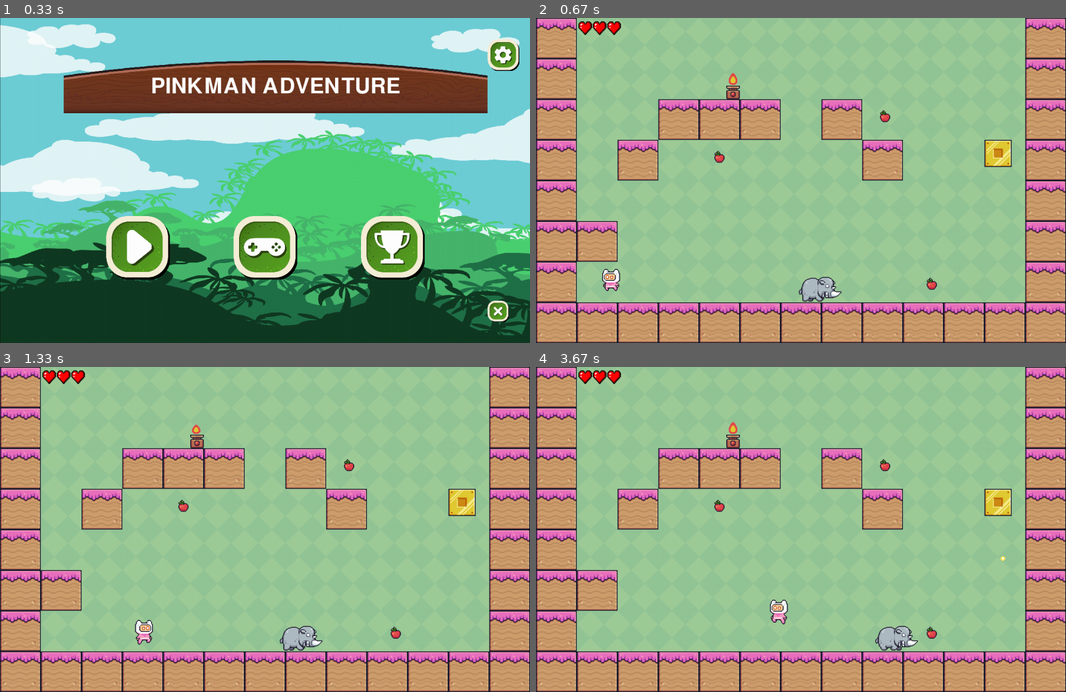
Above: before the commit, frames 1-4 (two rows, left to right).
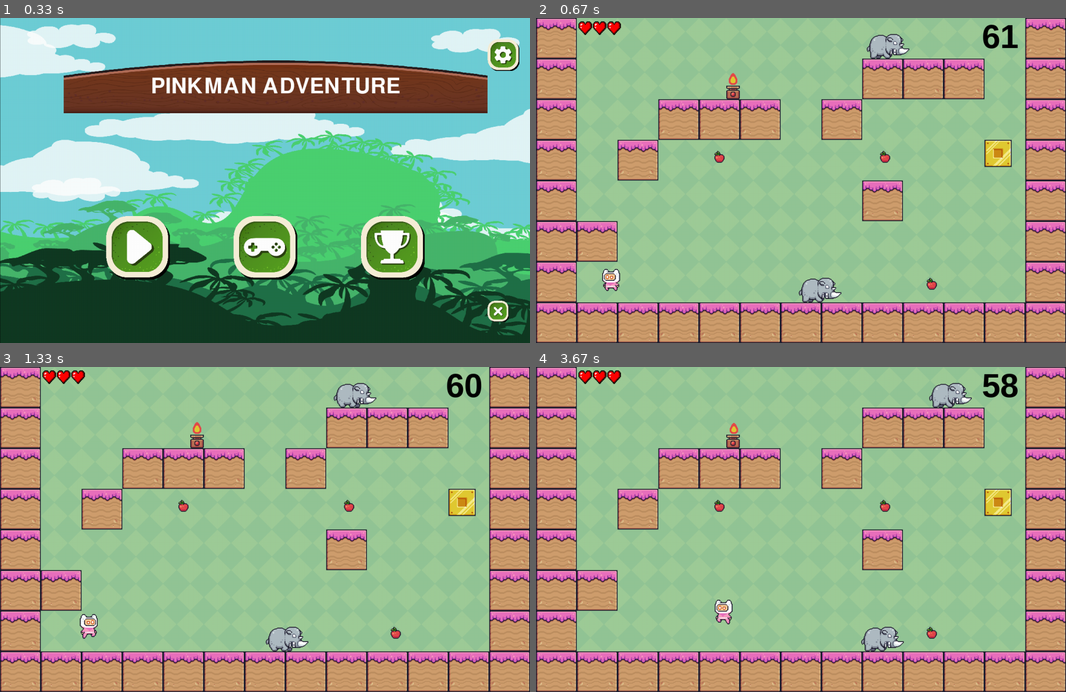
Above: after the commit, the same moments.

Repository: GianfrancoCh/chiariziaGianfranco-pygame-tp-final
Game: pygame game, started from run.py
The game is run twice, just before and just after one commit, with the same random seed, the same clock (stepped at 60 frames per second) and the same inputs.
Inputs (mouse positions are in pixels of both pictures, inside the frame that each line leads up to):
- Up to frame 1 (0.33 s): no input
- Up to frame 2 (0.67 s): click (673, 248) at 0.38 s
- Up to frame 3 (1.33 s): hold Esc 0.67-1.13 s; hold D 0.67-1.13 s; hold Esc from 1.22 s (still down); hold D from 1.22 s (still down); move the mouse to (434, 519) at 1.25 s; tap Space at 1.28 s
- Up to frame 4 (3.67 s): tap Space at 1.58, 2.17, 2.47, 2.72, 3.02, 3.22, 3.52 s; release Esc at 1.68 s; release D at 1.68 s; tap J at 1.77, 2.25 s; hold D 2.1-2.57 s; hold D 2.65-3.12 s; hold A from 3.15 s (still down)

Frame 1 is identical in both runs. In frame 2, 5.8% of the frame differs, in the area x 49-91%, y 1-88%; in frame 3, 6.6%; in frame 4, 6.7%, in the area x 33-91%, y 1-88%.

Commit message:
cronometro nivel

Diff:
--- a/auxiliar.py
+++ b/auxiliar.py
@@ -158,24 +158,17 @@
             player.make_hit()
 
         if obj and obj.name == "enemy":
-                print("SIDE COL")
                 player.make_hit()
 
         if obj and obj.name == "fruit":
             obj.kill()
-            print("fruta")
-            # player.manage_points()
             SONIDO_FRUTA.play()
 
     for obj in to_check_vertical:
         if obj and obj.name == "enemy":
-            # obj.kill()
-            print("VERTICAL COL")
-
             player.make_hit()
 
         if obj and obj.name == "flag":
-            print("FLAG")
             player.make_win()
 
 def leer_archivo(path: str):
@@ -184,3 +177,27 @@
             diccionario = json.load(archivo)
             lista_niveles = diccionario["niveles"]
         return lista_niveles
+
+
+
+
+
+#----------------------------------------
+
+
+# cronometro = TIEMPO_JUEGO
+
+# tiempo = clock_fps.tick(FPS)
+
+# texto_cronometro = utils.generar_texto("Arial", TAMANIO_TEXTO, "Tiempo:{0}".format(cronometro), COLOR_NEGRO)
+# texto_movimientos = utils.generar_texto("Arial", TAMANIO_TEXTO, "Movimientos Restantes:{0}".format(cantidad_movimientos), COLOR_NEGRO)
+# texto_puntuación = utils.generar_texto("Arial", TAMANIO_TEXTO, "{0}/{1} Tarjetas".format(cantidad_tarjetas_descubiertas, cantidad_tarjetas_cubiertas), COLOR_NEGRO)
+
+# if terminar_partida(cronometro, cantidad_movimientos, tablero_juego):
+#     esta_corriendo = False
+#     color = COLOR_VERDE
+#     mensaje = "Felicidades usted ha ganado"
+#     if cronometro == 0 or cantidad_movimientos == 0:
+#         color = COLOR_ROJO
+#         mensaje = "Game Over usted ha perdido "
+#     terminar_juego(pantalla_juego, mensaje, color)
--- a/constantes.py
+++ b/constantes.py
@@ -8,6 +8,7 @@
 PLAYER_VEL = 5
 WINNER_FONT = pygame.font.SysFont('comicsans', 100)
 MENU_FONT = pygame.font.SysFont("arialblack", 70)
+TIMER_FONT = pygame.font.SysFont("DroidSerif", 30)
 
 #COLORS
 BLACK = (0, 0, 0)
--- a/gui_main_menu.py
+++ b/gui_main_menu.py
@@ -13,11 +13,11 @@
         super().__init__(name,master_surface,x,y,w,h,color_background,color_border,active,path_bg)
 
         self.welcome = TextBox(master=self,x=150,y=100,w=WIDTH-250,h=125,color_background=None,color_border=None,image_background="assets/gui/match3/down.png",text="PINKMAN ADVENTURE",font="DroidSerif",font_size=75,font_color=WHITE)
-        self.boton_play = Button(master=self,x=250,y=HEIGHT - 300,w=150,h=150,color_background=None,color_border=None,image_background="assets/gui/menu/play.png",on_click=self.on__click_boton_play,on_click_param="form_level1",text=None,font="Verdana",font_size=30,font_color=WHITE)
-        self.boton_control = Button(master=self,x=550,y=HEIGHT - 300,w=150,h=150,color_background=None,color_border=None,image_background="assets/gui/menu/leader.png",on_click=self.on_click_boton_control,on_click_param="form_controls",text=None,font="Verdana",font_size=30,font_color=WHITE)
-        self.boton_leaderboard = Button(master=self,x=850,y= …(161 unchanged characters)… aram="form_leaderboard",text=None,font="Verdana",font_size=30,font_color=WHITE)
-        self.boton_settings = Button(master=self,x=WIDTH-100,y= 50,w=75,h=75,color_background=None,color_border=None,image_background="assets/gui/menu/setting.png",on_click=self.on_click_boton_settings,on_click_param="form_settings",text=None,font="Verdana",font_size=30,font_color=WHITE)
-        self.boton_quit = Button(master=self,x=WIDTH-100,y=HEIGHT-100,w=50,h=50,color_background=None,color_border=None,image_background="assets/gui/btn/close.png",on_click=self.on_click_boton_quit,on_click_param="form_main_menu",text=None,font="Verdana",font_size=30,font_color=WHITE)
+        self.boton_play = Button(master=self,x=250,y=HEIGHT - 300,w=150,h=150,color_background=None,color_border=None,image_background="assets/gui/menu/play.png",on_click=self.on__click_boton_play,on_click_param="form_level1",text=None,font="DroidSerif",font_size=30,font_color=WHITE)
+        self.boton_control = Button(master=self,x=550,y=HEIGHT - 300,w=150,h=150,color_background=None,color_border=None,image_background="assets/gui/menu/leader.png",on_click=self.on_click_boton_control,on_click_param="form_controls",text=None,font="DroidSerif",font_size=30,font_color=WHITE)
+        self.boton_leaderboard = Button(master=self,x=850,y= …(161 unchanged characters)… aram="form_leaderboard",text=None,font="DroidSerif",font_size=30,font_color=WHITE)
+        self.boton_settings = Button(master=self,x=WIDTH-100,y= 50,w=75,h=75,color_background=None,color_border=None,image_background="assets/gui/menu/setting.png",on_click=self.on_click_boton_settings,on_click_param="form_settings",text=None,font="DroidSerif",font_size=30,font_color=WHITE)
+        self.boton_quit = Button(master=self,x=WIDTH-100,y=HEIGHT-100,w=50,h=50,color_background=None,color_border=None,image_background="assets/gui/btn/close.png",on_click=self.on_click_boton_quit,on_click_param="form_main_menu",text=None,font="DroidSerif",font_size=30,font_color=WHITE)
         self.lista_widget = [self.welcome,self.boton_play,self.boton_control,self.boton_leaderboard,self.boton_settings,self.boton_quit]
 
 
--- a/gui_settings.py
+++ b/gui_settings.py
@@ -26,9 +26,9 @@
 
     def on_click_sound_on(self, parametro):
 
-        self.change_state_button(
-            self.boton_on, self.boton_off)
+        self.change_state_button(self.boton_on, self.boton_off)
 
+        pygame.mixer.music.stop()
         pygame.mixer.music.set_volume(0)
 
     def on_click_sound_off(self, parametro):
--- a/level.py
+++ b/level.py
@@ -27,6 +27,9 @@
         self.flag_nivel = True
         self.pausado = False
         block_size = 96
+        self.duracion_nivel = 62
+        self.tiempo_inicial = time.time()
+
 
         self.floor = [Block(i * block_size, HEIGHT - block_size, block_size)
                  for i in range(-WIDTH // block_size, (WIDTH * 2) // block_size)]
@@ -78,14 +81,14 @@
 
 
     def generate_player(self):
-        aux_player = self.levels[0]["player"]
+        aux_player = self.levels[2]["player"]
         player = Player(x=aux_player["x"],y=aux_player["y"],width=aux_player["width"],height=aux_player["height"])
 
 
         return player
 
     def generate_frutas(self):
-        fruits = self.levels[1]["fruits"]
+        fruits = self.levels[2]["fruits"]
         for fruit in fruits:
             self.grupo_frutas.add(Fruit(x=fruit["x"],y=fruit["y"], width=fruit["width"], height=fruit["height"]))
 
@@ -93,24 +96,24 @@
 
 
     def generate_enemies(self):
-        enemies = self.levels[1]["enemies"]
+        enemies = self.levels[2]["enemies"]
         for enemy in enemies:
             self.grupo_enemigos.add(Enemy(x=enemy["x"],y=enemy["y"], width=enemy["width"], height=enemy["height"]))
 
 
     def generate_platforms(self):
-        platforms = self.levels[1]["platforms"]
+        platforms = self.levels[2]["platforms"]
         for platform in platforms:
             self.grupo_plataformas.add(Block(x=platform["x"],y=platform["y"], size=platform["size"]))
 
     def generate_flag(self):
-        aux_flag = self.levels[1]["flag"]
+        aux_flag = self.levels[2]["flag"]
         flag = Flag(x=aux_flag["x"],y=aux_flag["y"], size=aux_flag["size"])
 
         return flag
 
     def generate_trampas(self):
-        trampas = self.levels[1]["trampas"]
+        trampas = self.levels[2]["trampas"]
         for trampa in trampas:
             self.grupo_trampas.add(Fire(x=trampa["x"],y=trampa["y"], width=trampa["width"], height=trampa["height"]))
 
@@ -120,6 +123,7 @@
 
         # self.cronometro = 120
         # self.music = True
+        self.tiempo_inicial = time.time()
         self.grupo_plataformas.empty()
         self.grupo_enemigos.empty()
         self.grupo_frutas.empty()
@@ -149,26 +153,30 @@
                     print("SHOOT")
                     self.player.make_shoot()
                     SONIDO_SHOT.play()
-                if event.key == pygame.K_p:
+                if event.key == pygame.K_ESCAPE:
                     self.pausado = not self.pausado
+
 
 
         if self.pausado:
 
             window.fill(WHITE)
             draw_text = MENU_FONT.render("PAUSA", 1, BLACK)
-            window.blit(draw_text, (WIDTH/2 -100, HEIGHT/2))
+            window.blit(draw_text, (WIDTH/2 -150, HEIGHT/2 - 200))
+
             pygame.display.update()
 
         else:
 
             for aux_widget in self.lista_widget:
                 aux_widget.update(lista_eventos)
+
+
 
             for bala in self.player.bullets:
                 for obj in self.grupo_objetos:
                     if pygame.sprite.collide_mask(bala, obj) and obj.name == "enemy":
-                        # print("matado")
+
                         obj.kill()
                         bala.kill()
                     elif pygame.sprite.collide_mask(bala, obj) and obj.name == "fire":
@@ -187,8 +195,15 @@
             # for self.fruta in self.grupo_frutas:
             #     self.fruta.loop()
 
+            #MANEJO TIEMPO
+            tiempo_actual = time.time()
+            self.tiempo_transcurrido = tiempo_actual - self.tiempo_inicial
+            self.tiempo_restante = max(self.duracion_nivel - self.tiempo_transcurrido, 0)
+
+            if self.tiempo_restante == 0:
+                self.player.is_lose = True
+
             handle_move(self.player, self.grupo_objetos)
-
 
             if self.player.is_lose:
 
@@ -200,18 +215,19 @@
                 self.restart_level()
                 self.active = False
 
-            if self.player.is_win:
-
-                aux_player = self.levels[0]["player"]
-                self.set_active("form_win")
-                self.active = False
-                self.player.lives = 3
-                self.player.rect = pygame.Rect(aux_player["x"], aux_player["y"], aux_player["width"], aux_player["height"])
-
-                self.restart_level()
-                self.player.is_win = False
-
-
+            if len(self.grupo_frutas) == 0:
+                self.player.has_all_fruit = True
+
+                if self.player.is_win:
+
+                    aux_player = self.levels[0]["player"]
+                    self.set_active("form_win")
+                    self.active = False
+                    self.player.lives = 3
+                    self.player.rect = pygame.Rect(aux_player["x"], aux_player["y"], aux_player["width"], aux_player["height"])
+
+                    self.restart_level()
+                    self.player.is_win = False
 
     def draw(self):
         super().draw()
@@ -230,5 +246,8 @@
         for aux_widget in self.lista_widget:
             aux_widget.draw()
 
+        draw_text = MENU_FONT.render(str(int(self.tiempo_restante)), 1, BLACK)
+        window.blit(draw_text, (1050,0))
+
         self.player.draw(window, offset_x)
         # pygame.display.update()
--- a/levels.json
+++ b/levels.json
@@ -172,6 +172,121 @@
                     "height" : 32
                 }
             ]
+        },
+        {
+            "player":
+            {
+                    "x": 146,
+                    "y": 572,
+                    "width": 50,
+                    "height": 50
+            },
+            "flag":
+            {
+                    "x":1056,
+                    "y":288,
+                    "size":64
+            },
+            "fruits":
+            [
+                {
+                    "x": 400,
+                    "y": 300,
+                    "width": 32,
+                    "height": 32
+                },
+                {
+                    "x": 900,
+                    "y": 600,
+                    "width": 32,
+                    "height": 32
+                },
+                {
+                    "x": 790,
+                    "y": 300,
+                    "width": 32,
+                    "height": 32
+                }
+            ],
+            "enemies":
+            [
+                {
+                    "x": 600,
+                    "y": 606,
+                    "width": 52,
+                    "height": 42
+
+                },
+                {
+                    "x": 760,
+                    "y": 30,
+                    "width": 52,
+                    "height": 42
+                }
+            ],
+            "platforms":
+            [
+                {
+                    "x": 288,
+                    "y": 192,
+                    "size": 96
+                },
+                {
+                    "x": 384,
+                    "y": 192,
+                    "size": 96
+                },
+                {
+                    "x": 480,
+                    "y": 192,
+                    "size": 96
+                },
+                {
+                    "x": 672,
+                    "y": 192,
+                    "size": 96
+                },
+                {
+                    "x": 768,
+                    "y": 384,
+                    "size": 96
+                },
+                {
+                    "x": 96,
+                    "y": 480,
+                    "size": 96
+                },
+                {
+                    "x": 192,
+                    "y": 288,
+                    "size": 96
+                },
+                {
+                    "x": 960,
+                    "y": 96,
+                    "size": 96
+                },
+                {
+                    "x": 864,
+                    "y": 96,
+                    "size": 96
+                },
+                {
+                    "x": 768,
+                    "y": 96,
+                    "size": 96
+                }
+
+            ],
+            "trampas":
+            [
+                {
+                    "x": 448,
+                    "y": 128,
+                    "width": 16,
+                    "height" : 32
+                }
+            ]
         }
     ]
 }
--- a/main.py
+++ b/main.py
@@ -45,6 +45,8 @@
     form_lose = FormLose(name="form_lose",master_surface = window,x=0,y=0,w=WIDTH,h=HEIGHT,color_background=None,color_border=(255,0,255),active=False,path_bg ="assets/gui/rating/bg.png")
     form_win = FormWin(name="form_win",master_surface = window,x=0,y=0,w=WIDTH,h=HEIGHT,color_background=None,color_border=(255,0,255),active=False,path_bg ="assets/gui/rating/bg.png")
     form_leaderboard =FormLeaderboard(name="form_leaderboard",master_surface = window,x=0,y=0,w=WIDTH,h=HEIGHT,color_background=None,color_border=(255,0,255),active=False,path_bg ="assets/gui/rating/bg.png")
+
+
     while run:
 
 
--- a/player.py
+++ b/player.py
@@ -48,6 +48,7 @@
         self.point_delay = 0.5
         self.is_win = False
         self.is_lose = False
+        self.has_all_fruit = False
 
     def manage_lives(self):
 
@@ -59,7 +60,8 @@
             self.is_lose = True
 
     def make_win(self):
-        self.is_win = True
+        if self.has_all_fruit:
+            self.is_win = True
 
     def manage_points(self):
 
--- /dev/null
+++ b/sqlite.py
@@ -0,0 +1,44 @@
+import pygame
+from pygame.locals import *
+from gui_form import Form
+from gui_button import Button
+from gui_textbox import TextBox
+from constantes import *
+
+import sqlite3
+
+class Sql():
+
+    def actualizar_tabla(nombre, score):
+        with sqlite3.connect("db/db_score.db") as conexion:
+            try:
+                conexion.execute("insert into scoreboard (nombre,score) values (?,?)", (nombre, score))
+                conexion.commit()# Actualiza los datos realmente en la tabla
+            except:
+                print("Error")
+
+    def crear_tabla():
+
+        with sqlite3.connect("db/db_score.db") as conexion:
+            try:
+                sentencia = ''' create  table scoreboard
+                                (
+                                        id integer primary key autoincrement,
+                                        nombre text,
+                                        score real
+                                )
+                            '''
+                conexion.execute(sentencia)
+                print("Se creo la tabla highscore")
+            except sqlite3.OperationalError:
+                print("La tabla ya existe")
+
+    def devolver_puntaje():
+        lista_scoreboard = []
+        with sqlite3.connect("db/db_score.db") as conexion:
+            cursor=conexion.execute("SELECT nombre, score FROM scoreboard ORDER BY score DESC LIMIT 5")
+
+            for fila in cursor:
+                lista_scoreboard.append(fila)
+        #print(lista_scoreboard)
+        return lista_scoreboard
